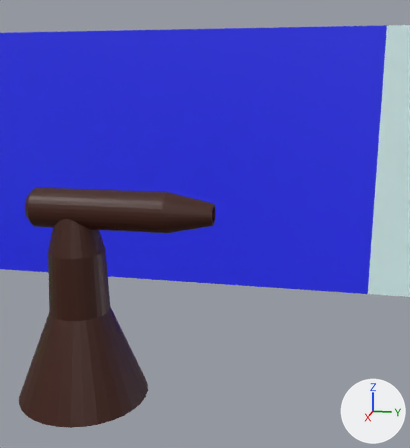
Renders of the Blender file assets/models/world.blend from each side of a commit.
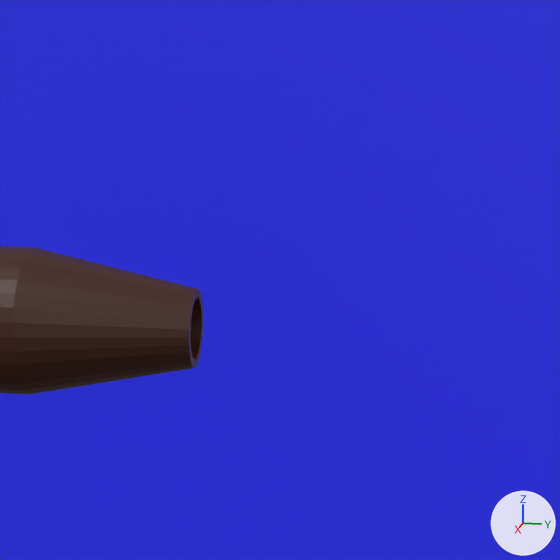
Each version appears first from a 50 mm lens placed at (72.89, -4.13, 7.99), pointed at (60.18, -6.67, 4.81), and next in a close-up on the part from 39% to 77% of the width and 27% to 62% of the height. Every picture has the same lights, and +X, +Y and +Z are marked at lower right.

In view in the first close-up: 'TowerGun', 'Wall05'.
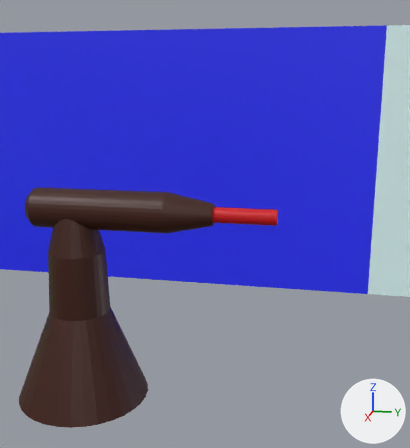
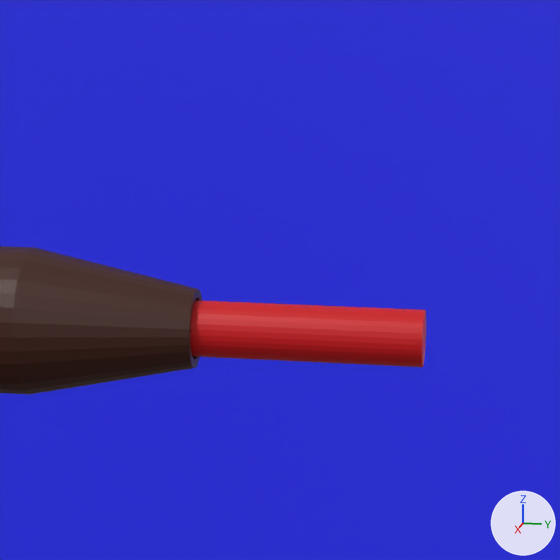
What the commit changed:
Picture 'laser_texture.png' (img_laser_texture_png) is new.
Material 'Material.001' (mat_material_001) is new.
Its texture is img_laser_texture_png.
Mesh me_cylinder_002 is new.
It has 64 vertices, 34 faces and spans x -0.19..0.19, y -0.19..0.19, z -2.0..0.0.
It uses material mat_material_001 (picture img_laser_texture_png).
Object 'Laser' (ob_laser) is new; it shows me_cylinder_002.
Its location is (60.0, -7.0, 5.0).
Its rotation in degrees is (90, 0, 0).

Changed parts and their boxes [x1, y1, x2, y2] in the close-ups (560 x 560 px):
'Laser', added (red)
    after: [191, 300, 426, 367]
